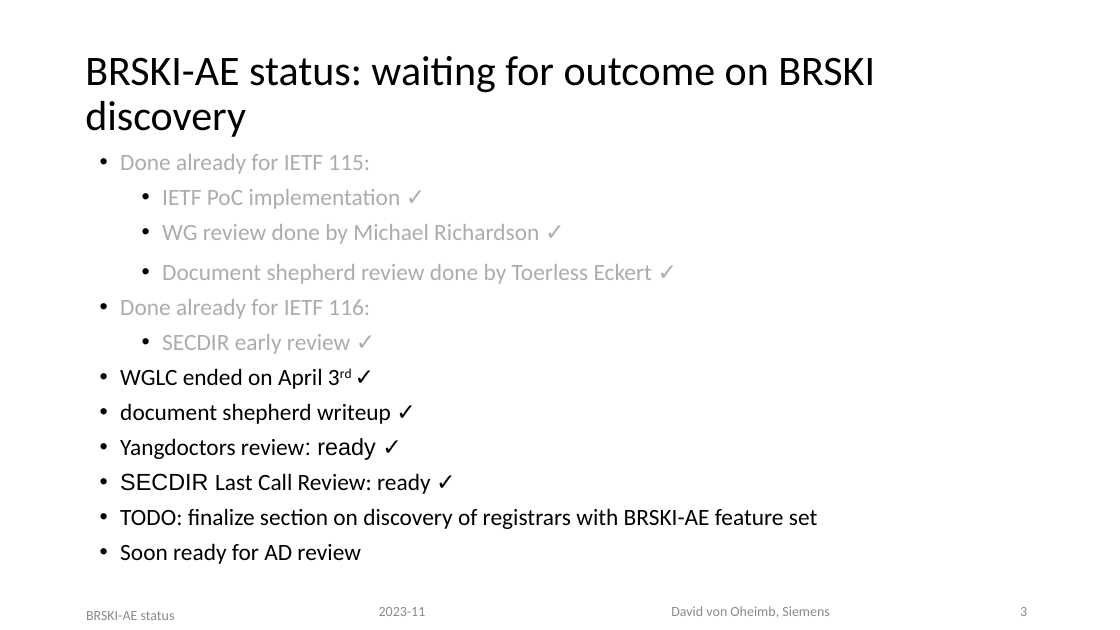
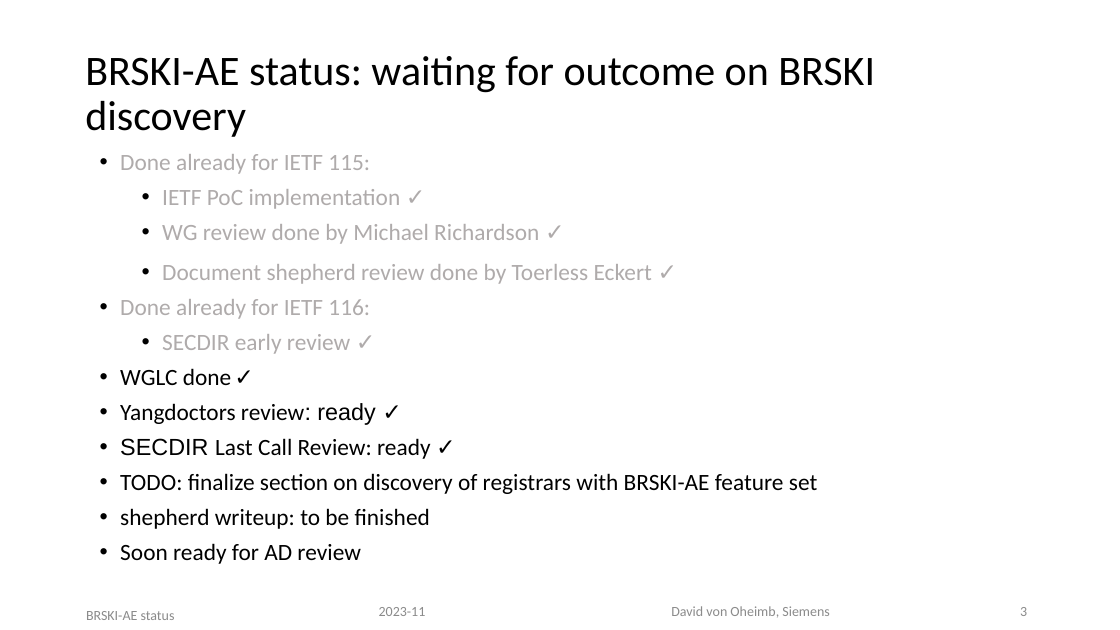
Before and after one commit to anima-wg/anima-brski-ae, a slide deck: slide 3 of presentations/slides-118-BRSKI-AE.pptx. Drawn at 1120x630 pixels with LibreOffice and Linux fonts; fonts in the diff are those of the drawing. Boxes give left, top, right and bottom in pixels: in the first picture for what was removed or moved away, otherwise in the second. Text is boxed around its words. In the diff, an @@ line names an element or a change of style, - is before the commit and + after.

```diff
--- a/presentations/slides-118-BRSKI-AE.pptx
+++ b/presentations/slides-118-BRSKI-AE.pptx
@@ text at bbox=[120, 368, 231, 385]: text changed @@
-• WGLC ended on April 3rd ✓
-• document shepherd writeup ✓
+• WGLC done ✓
@@ text at bbox=[120, 508, 430, 529]: paragraph added @@
+• shepherd writeup: to be finished
```
Also in this commit, not shown: 1 other slide changed.
